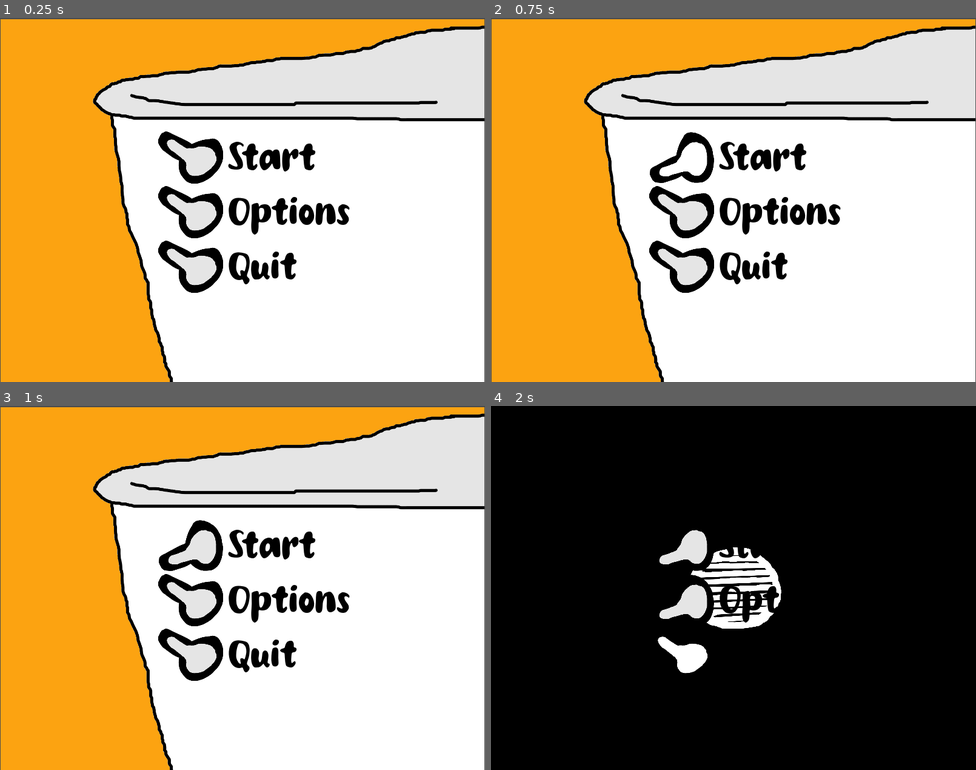
Above: before the commit, frames 1-4 (two rows, left to right).
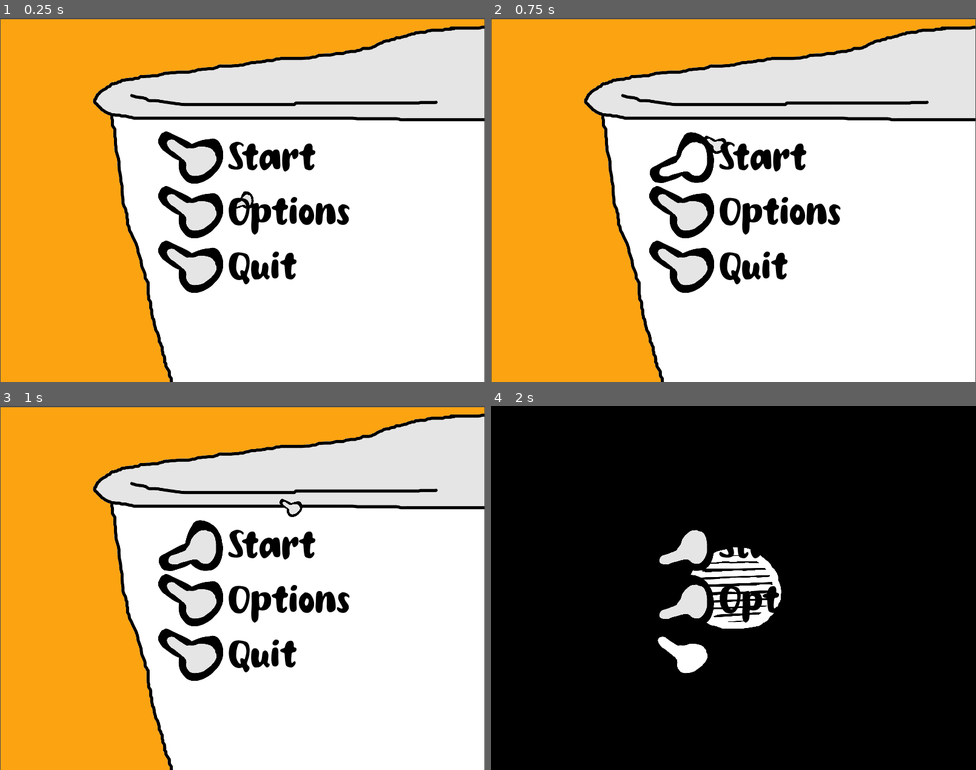
Above: after the commit, the same moments.

Repository: eliasvas/PWT
Game: Godot game, scene res://game.tscn
Same seed, same stepped clock (60 frames per second), same inputs: the game is played once before the commit and once after it. The engine's default icon, where the game draws it, is replaced by a stand-in: a white triangle on a blue panel in a dark square.
Inputs (mouse positions are in pixels of both pictures, inside the frame that each line leads up to):
- Up to frame 1 (0.25 s): no input
- Up to frame 2 (0.75 s): tap Enter at 0.5 s; drag from (680, 156) to (782, 119) at 0.52 s
- Up to frame 3 (1 s): no input
- Up to frame 4 (2 s): drag from (680, 598) to (709, 660) at 1.27 s

The runs differ from the first frame. In frame 1, less than 0.1% of the frame differs, in the area x 48-53%, y 47-53%; in frame 2, 0.1%; in frame 3, 0.1%, in the area x 57-63%, y 25-31%; in frame 4, nothing differs.

Commit message:
custom cursor implementation

Diff:
--- /dev/null
+++ b/custom_cursor.gd
@@ -0,0 +1,23 @@
+extends Node2D
+
+@export var offsetX = 10
+@export var offsetY = 10
+@export var scaleX = 0.1
+@export var scaleY = 0.1
+var clicked_image_m
+var idle_image_m
+# Called when the node enters the scene tree for the first time.
+func _ready():
+	Input.set_mouse_mode(Input.MOUSE_MODE_HIDDEN)
+
+func load_cursor(idle_image : String, clicked_image : String):
+	clicked_image_m = load(clicked_image)
+	idle_image_m = load(idle_image)
+# Called every frame. 'delta' is the elapsed time since the previous frame.
+func _process(delta):
+	$Sprite2D.position = get_viewport().get_mouse_position()
+	$Sprite2D.scale = Vector2(scaleX, scaleY)
+	if Input.is_mouse_button_pressed(MOUSE_BUTTON_LEFT):
+		$Sprite2D.texture = clicked_image_m
+	else:
+		$Sprite2D.texture = idle_image_m
--- /dev/null
+++ b/custom_cursor.tscn
@@ -0,0 +1,11 @@
+[gd_scene load_steps=3 format=3 uid="uid://b48dy7jj10mfl"]
+
+[ext_resource type="Script" path="res://custom_cursor.gd" id="1_xcmvk"]
+[ext_resource type="Texture2D" uid="uid://dmfphuuais55u" path="res://drag_cursor.png" id="2_553sf"]
+
+[node name="CustomCursor" type="Node2D"]
+z_index = 10
+script = ExtResource("1_xcmvk")
+
+[node name="Sprite2D" type="Sprite2D" parent="."]
+texture = ExtResource("2_553sf")
--- a/game.gd
+++ b/game.gd
@@ -1,6 +1,9 @@
 extends Node2D
 
+var curs = preload("res://drag_cursor.png")
+
 func _ready():
+	CustomCursor.load_cursor("res://pommel_down.png", "res://pommel_up.png")
 	TransitionScene.change_scene_instant('res://menu.tscn')
 
 
--- a/project.godot
+++ b/project.godot
@@ -18,6 +18,7 @@
 [autoload]
 
 TransitionScene="*res://transition_scene.tscn"
+CustomCursor="*res://custom_cursor.tscn"
 
 [display]
 
